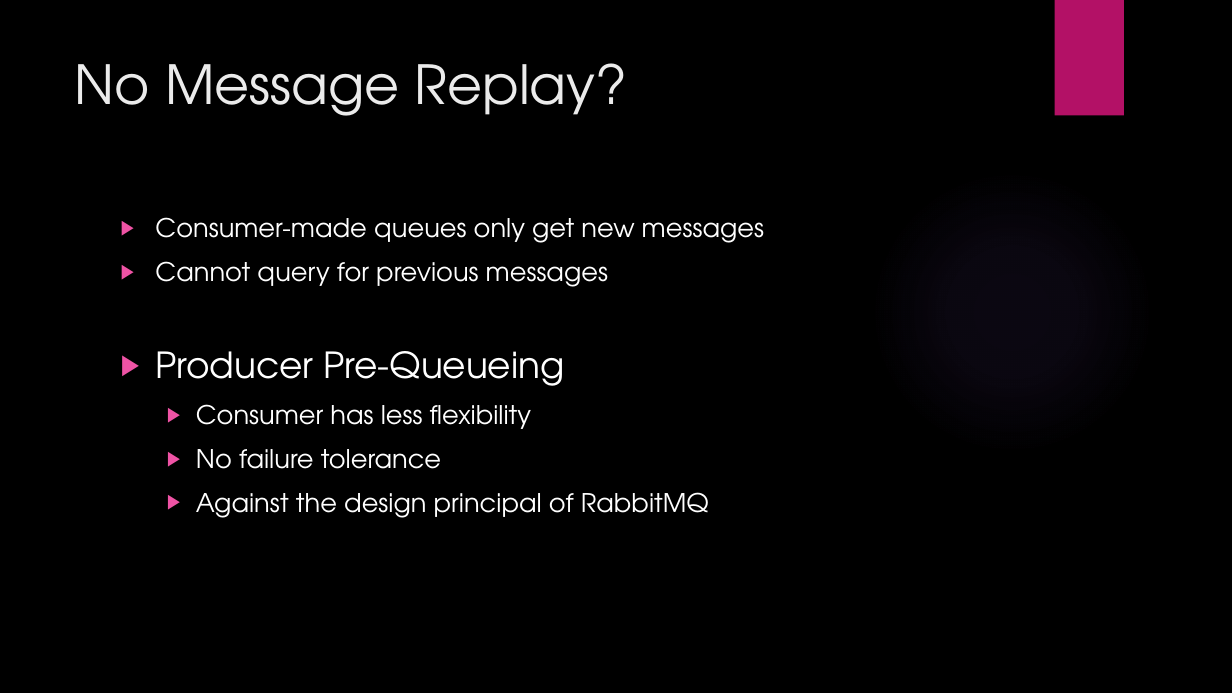
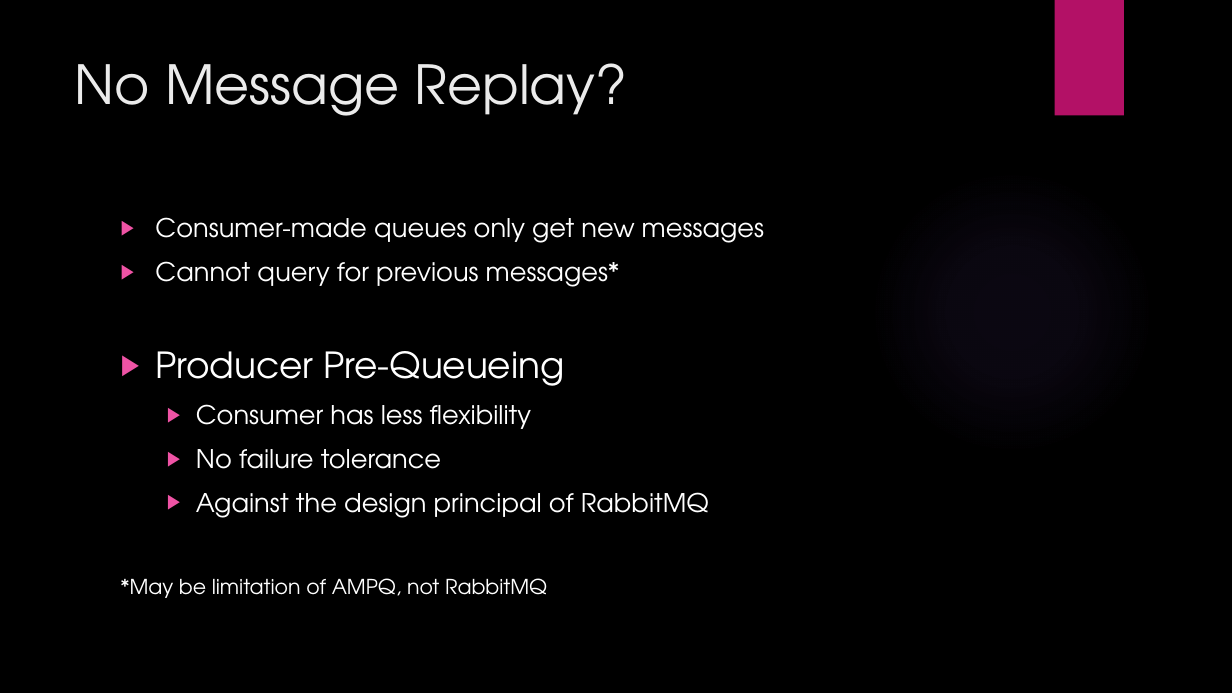
Before and after one commit to ryaovan/rabbitmq-tutorial, a slide deck: slide 25 of Rabbitmq lecture.pptx (slide 18 before the commit). Drawn at 1232x693 pixels with LibreOffice and Linux fonts; fonts in the diff are those of the drawing; background and template pictures are left out. Boxes give left, top, right and bottom in pixels: in the first picture for what was removed or moved away, otherwise in the second. Text is boxed around its words. In the diff, an @@ line names an element or a change of style, - is before the commit and + after.

```diff
--- a/Rabbitmq lecture.pptx
+++ b/Rabbitmq lecture.pptx
@@ text at [155, 261, 619, 287]: text changed @@
-▶ Cannot query for previous messages
+▶ Cannot query for previous messages*
@@ text at [121, 578, 547, 598]: paragraph added @@
+*May be limitation of AMPQ, not RabbitMQ
```
Also in this commit, not shown: 5 other slides changed, 8 slides added, 1 slide removed, 10 other files.
